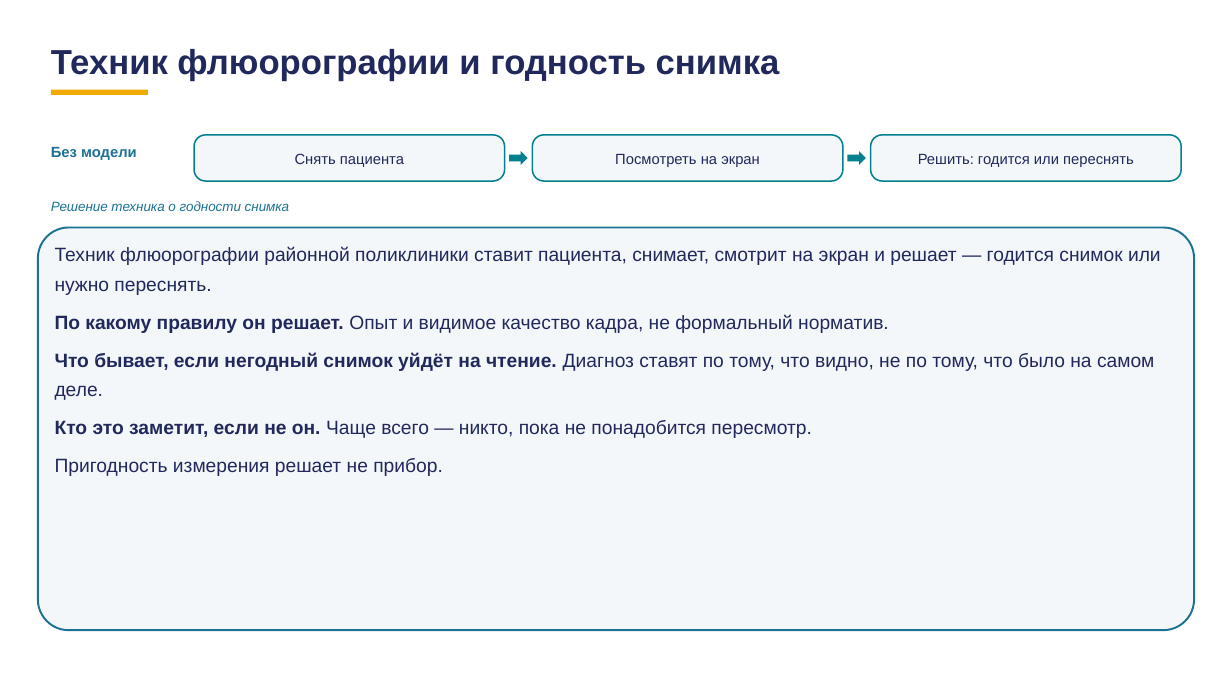
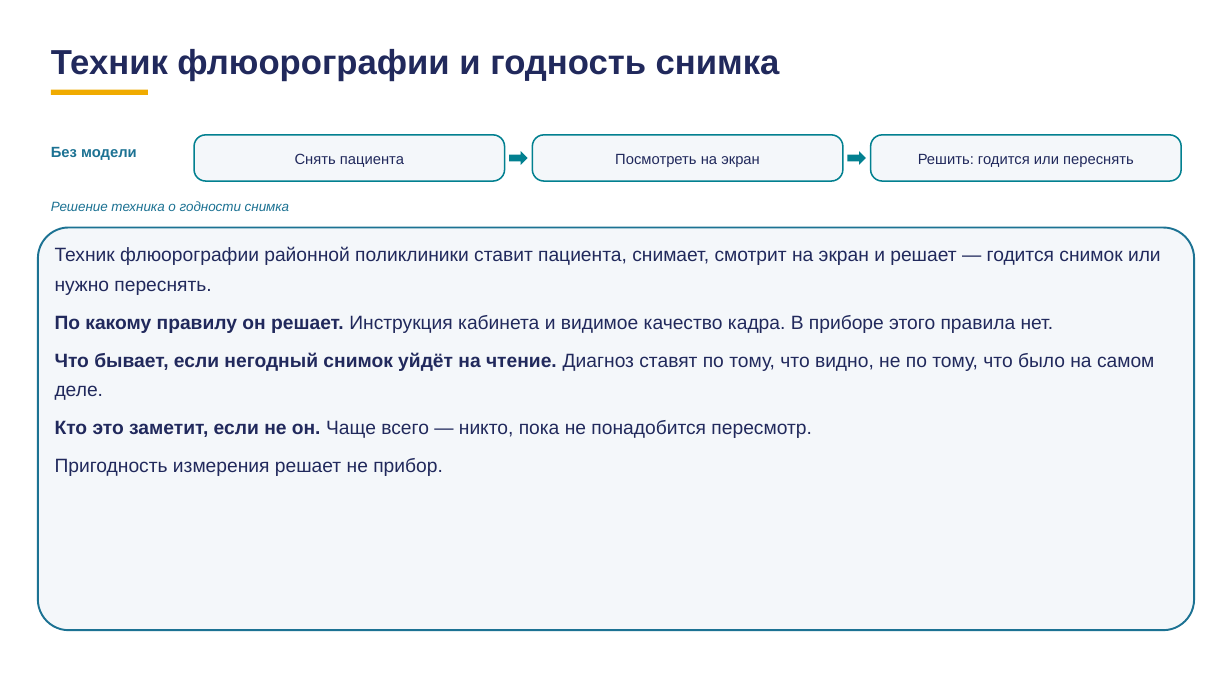
Before and after one commit to tellina-study/AI-usage-lessons, a slide deck: slide 26 of library/lectures/lec-07/rework/deck/lec-07-karkas.pptx. Drawn at 1232x693 pixels with LibreOffice and Linux fonts; fonts in the diff are those of the drawing. Boxes give left, top, right and bottom in pixels: in the first picture for what was removed or moved away, otherwise in the second. Text is boxed around its words. In the diff, an @@ line names an element or a change of style, - is before the commit and + after.

```diff
--- a/library/lectures/lec-07/rework/deck/lec-07-karkas.pptx
+++ b/library/lectures/lec-07/rework/deck/lec-07-karkas.pptx
@@ text at <box>55,315,1054,333</box>: text changed @@
-По какому правилу он решает. Опыт и видимое качество кадра, не формальный норматив.
+По какому правилу он решает. Инструкция кабинета и видимое качество кадра. В приборе этого правила нет.
```
Also in this commit, not shown: 7 other slides changed, 10 other files.
